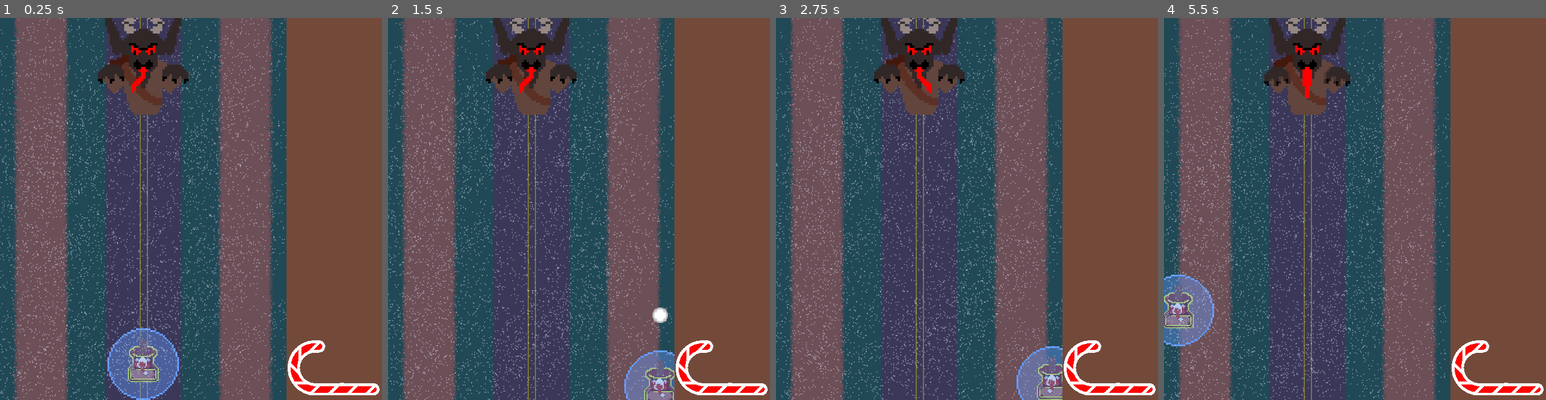
Above: before the commit, frames 1-4 (left to right).
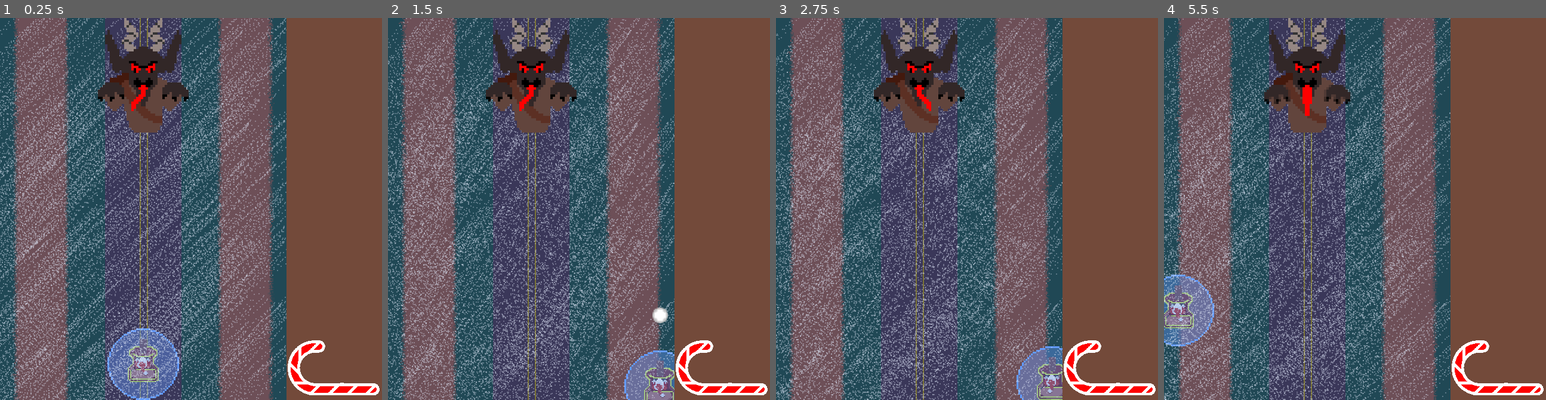
Above: after the commit, the same moments.

Repository: Zoidmania/gdex-2023-winter
Game: Godot game, scene res://stages/stage_antarctica.tscn
Same seed, same stepped clock (60 frames per second), same inputs: the game is played once before the commit and once after it. This scene is started directly instead of the project's main scene. The engine's default icon, where the game draws it, is replaced by a stand-in: a white triangle on a blue panel in a dark square.
Inputs:
- Up to frame 1 (0.25 s): no input
- Up to frame 2 (1.5 s): tap Enter at 0.5 s; hold Right (santa_move_right) 0.53-1.28 s; hold Shift (santa_land_or_take_off) 0.53-1.28 s; hold Down (santa_move_down) from 1.28 s (still down); tap Space (santa_shoot) at 1.35 s
- Up to frame 3 (2.75 s): release Down (santa_move_down) at 2.03 s; hold Right (santa_move_right) from 2.03 s (still down); hold Shift (santa_land_or_take_off) from 2.03 s (still down)
- Up to frame 4 (5.5 s): release Right (santa_move_right) at 2.78 s; release Shift (santa_land_or_take_off) at 2.78 s; hold Up (santa_move_up) 2.78-3.53 s; tap Space (santa_shoot) at 2.85, 4.35 s; hold Shift (santa_land_or_take_off) 3.53-4.28 s; hold Left (santa_move_left) 3.53-5.03 s; hold Down (santa_move_down) from 5.03 s (still down); hold Shift (santa_land_or_take_off) from 5.03 s (still down)

The runs differ from the first frame. In frame 1, 24% of the frame differs, in the area x 0-75%, y 0-100%; in frame 2, 25%; in frame 3, 25%; in frame 4, 25%.

Commit message:
change scene

Diff:
--- a/src/hud-ui/hud.gd
+++ b/src/hud-ui/hud.gd
@@ -40,5 +40,5 @@
 
     game_stats.score += 1
     done_deliveries.text = str(game_stats.score)
-    if game_stats.score == 10:
+    if game_stats.score == 1:
         done_all_deliveries.emit()
--- a/src/stages/stage_antarctica.tscn
+++ b/src/stages/stage_antarctica.tscn
@@ -21,7 +21,8 @@
 [node name="StageAntarcticaEnemyGenerator" parent="." index="1" instance=ExtResource("2_ci7bq")]
 
 [node name="Snow" parent="." index="4"]
+amount = 30
 process_material = SubResource("ParticleProcessMaterial_jb6tv")
 
 [node name="Krampus" parent="." index="5" instance=ExtResource("3_qiw3l")]
-position = Vector2(120, 33)
+position = Vector2(120, 48)
--- a/src/stages/stage_north_america.gd
+++ b/src/stages/stage_north_america.gd
@@ -1,14 +1,13 @@
 extends Node
 @onready var stage_north_america = $"."
 @onready var hud: game_hud = $HUD
-const KRAMPUS = preload("res://enemies/krampus.tscn")
+
 
 func _on_hud_done_all_deliveries():
     print('boss spawn') # Replace with function body.
-    var boss:Krampus = KRAMPUS.instantiate()
-    boss.position = Vector2(0, 50)
-    boss.target = $Sleigh
-    get_tree().current_scene.call_deferred("add_child", boss)
+
+
+    get_tree().change_scene_to_file('res://stages/stage_antarctica.tscn')
 
 
 func _on_house_generator_delivery_completed():
